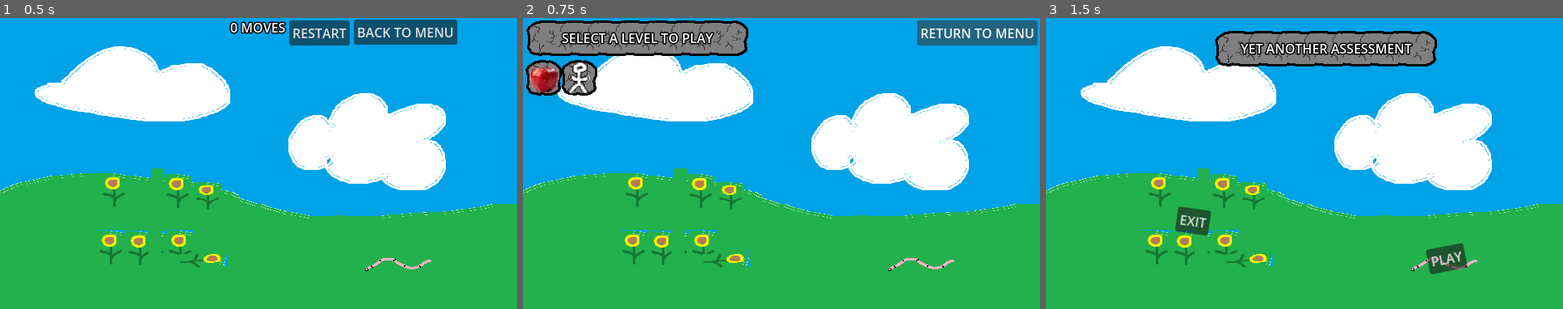
Above: before the commit, frames 1-3 (left to right).
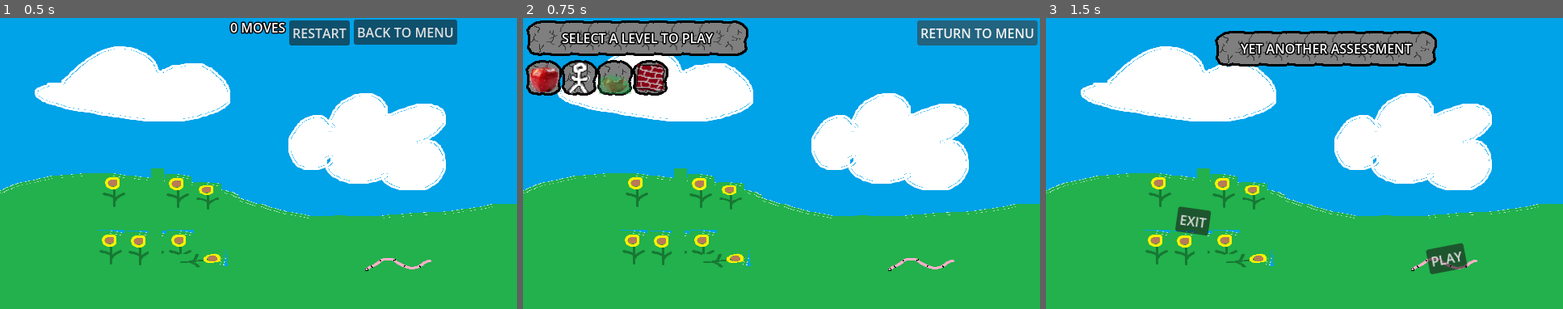
Above: after the commit, the same moments.

Repository: BanaCubed/Yet-Another-Assessment
Game: Godot game, scene res://scenes/level.tscn
Same seed, same stepped clock (60 frames per second), same inputs: the game is played once before the commit and once after it. This scene is started directly instead of the project's main scene.
Inputs:
- Up to frame 1 (0.5 s): no input
- Up to frame 2 (0.75 s): click "BACK TO MENU" at 0.5 s
- Up to frame 3 (1.5 s): click "RETURN TO MENU" at 1.25 s

Frame 1 is identical in both runs. In frame 2, 1.5% of the frame differs, in the area x 14-29%, y 14-27%; in frame 3, nothing differs.
Error in both runs: Cannot call method 'duplicate_deep' on a null value. (res://scripts/levels/level.gd:39)

Commit message:
feat: Persistent savedata & more levels

Diff:
--- a/project.godot
+++ b/project.godot
@@ -11,7 +11,7 @@
 [application]
 
 config/name="Yet Another Assessment"
-config/version="6"
+config/version="7"
 run/main_scene="uid://24mk2fi2xewx"
 config/features=PackedStringArray("4.6", "Forward Plus")
 config/icon="uid://dykj2mqo3ylll"
--- /dev/null
+++ b/resources/levels/level_003.tres
@@ -0,0 +1,39 @@
+[gd_resource type="Resource" script_class="LevelData" format=3 uid="uid://cq2x36oi4nljf"]
+
+[ext_resource type="Script" uid="uid://dq4lpkdncutpi" path="res://scripts/entities/entity_data.gd" id="1_3n0qq"]
+[ext_resource type="Texture2D" uid="uid://cck8mpd8366ce" path="res://sprites/background_default.png" id="1_re1ml"]
+[ext_resource type="Script" uid="uid://bt2wenhrv0k8w" path="res://scripts/levels/level_data.gd" id="2_yheay"]
+[ext_resource type="Resource" uid="uid://lvnjrefjcuvt" path="res://resources/entities/person.tres" id="3_hd0yr"]
+[ext_resource type="Resource" uid="uid://c4pt0rgt1kgqq" path="res://resources/entities/fruit.tres" id="4_6cabr"]
+[ext_resource type="Texture2D" uid="uid://dyvwytmvmrvmr" path="res://sprites/entities/spoilage.png" id="6_hqmgn"]
+
+[sub_resource type="Resource" id="Resource_s315q"]
+script = ExtResource("1_3n0qq")
+type = ExtResource("3_hd0yr")
+position = Vector2i(0, 1)
+state = 2
+metadata/_custom_type_script = "uid://dq4lpkdncutpi"
+
+[sub_resource type="Resource" id="Resource_ty3lp"]
+script = ExtResource("1_3n0qq")
+type = ExtResource("4_6cabr")
+position = Vector2i(1, 1)
+state = -1
+metadata/_custom_type_script = "uid://dq4lpkdncutpi"
+
+[sub_resource type="Resource" id="Resource_4jotf"]
+script = ExtResource("1_3n0qq")
+type = ExtResource("3_hd0yr")
+position = Vector2i(2, 1)
+state = 1
+metadata/_custom_type_script = "uid://dq4lpkdncutpi"
+
+[resource]
+script = ExtResource("2_yheay")
+dimensions = Vector2i(3, 3)
+background = ExtResource("1_re1ml")
+entities = Array[ExtResource("1_3n0qq")]([SubResource("Resource_s315q"), SubResource("Resource_ty3lp"), SubResource("Resource_4jotf")])
+name = &"DEVIL IN THE DETAILS"
+number = 3
+sprite = ExtResource("6_hqmgn")
+metadata/_custom_type_script = "uid://bt2wenhrv0k8w"
--- /dev/null
+++ b/resources/levels/level_004.tres
@@ -0,0 +1,51 @@
+[gd_resource type="Resource" script_class="LevelData" format=3 uid="uid://d1ukps30p652l"]
+
+[ext_resource type="Script" uid="uid://dq4lpkdncutpi" path="res://scripts/entities/entity_data.gd" id="1_b27gx"]
+[ext_resource type="Texture2D" uid="uid://cck8mpd8366ce" path="res://sprites/background_default.png" id="1_fri1f"]
+[ext_resource type="Script" uid="uid://bt2wenhrv0k8w" path="res://scripts/levels/level_data.gd" id="2_dwkp4"]
+[ext_resource type="Resource" uid="uid://lvnjrefjcuvt" path="res://resources/entities/person.tres" id="3_p3e1j"]
+[ext_resource type="Resource" uid="uid://dyipoqpc1n8en" path="res://resources/entities/wall.tres" id="4_mdwtc"]
+[ext_resource type="Resource" uid="uid://c4pt0rgt1kgqq" path="res://resources/entities/fruit.tres" id="5_pt66o"]
+[ext_resource type="Texture2D" uid="uid://b3mg2qusg1buh" path="res://sprites/entities/wall.png" id="7_1744x"]
+
+[sub_resource type="Resource" id="Resource_m8hh5"]
+script = ExtResource("1_b27gx")
+type = ExtResource("3_p3e1j")
+position = Vector2i(3, 3)
+state = 1
+metadata/_custom_type_script = "uid://dq4lpkdncutpi"
+
+[sub_resource type="Resource" id="Resource_xuc0u"]
+script = ExtResource("1_b27gx")
+type = ExtResource("4_mdwtc")
+position = Vector2i(3, 2)
+metadata/_custom_type_script = "uid://dq4lpkdncutpi"
+
+[sub_resource type="Resource" id="Resource_qrxbg"]
+script = ExtResource("1_b27gx")
+type = ExtResource("4_mdwtc")
+position = Vector2i(3, 4)
+metadata/_custom_type_script = "uid://dq4lpkdncutpi"
+
+[sub_resource type="Resource" id="Resource_27o35"]
+script = ExtResource("1_b27gx")
+type = ExtResource("4_mdwtc")
+position = Vector2i(2, 3)
+metadata/_custom_type_script = "uid://dq4lpkdncutpi"
+
+[sub_resource type="Resource" id="Resource_3ljdm"]
+script = ExtResource("1_b27gx")
+type = ExtResource("5_pt66o")
+position = Vector2i(0, 3)
+state = -4
+metadata/_custom_type_script = "uid://dq4lpkdncutpi"
+
+[resource]
+script = ExtResource("2_dwkp4")
+dimensions = Vector2i(7, 7)
+background = ExtResource("1_fri1f")
+entities = Array[ExtResource("1_b27gx")]([SubResource("Resource_m8hh5"), SubResource("Resource_xuc0u"), SubResource("Resource_qrxbg"), SubResource("Resource_27o35"), SubResource("Resource_3ljdm")])
+name = &"WALL WALL WALL"
+number = 4
+sprite = ExtResource("7_1744x")
+metadata/_custom_type_script = "uid://bt2wenhrv0k8w"
--- a/scenes/elements/level_select_entry.tscn
+++ b/scenes/elements/level_select_entry.tscn
@@ -2,6 +2,7 @@
 
 [ext_resource type="Script" uid="uid://c43f5nrktymhn" path="res://scripts/levels/level_select_entry.gd" id="1_cuqsg"]
 [ext_resource type="Theme" uid="uid://dxk7xouw87tyv" path="res://resources/theme/theme.tres" id="1_yd0kc"]
+[ext_resource type="Texture2D" uid="uid://b2npit5q7fkl0" path="res://sprites/icon_complete.png" id="3_16187"]
 
 [node name="LevelSelectEntry" type="Control" unique_id=299842650]
 custom_minimum_size = Vector2(40, 40)
@@ -51,4 +52,13 @@
 grow_vertical = 2
 mouse_filter = 2
 
+[node name="CompletionIndicator" type="TextureRect" parent="." unique_id=2075760467]
+visible = false
+layout_mode = 0
+offset_left = 24.0
+offset_right = 40.0
+offset_bottom = 16.0
+texture = ExtResource("3_16187")
+stretch_mode = 2
+
 [connection signal="gui_input" from="Panel" to="." method="_on_panel_gui_input"]
--- a/scenes/level_select.tscn
+++ b/scenes/level_select.tscn
@@ -7,6 +7,8 @@
 [ext_resource type="Resource" uid="uid://m4p63jpptfxt" path="res://resources/levels/level_001.tres" id="3_4nqmc"]
 [ext_resource type="Resource" uid="uid://dsrvn8ch6ttnu" path="res://resources/levels/level_002.tres" id="4_4nqmc"]
 [ext_resource type="PackedScene" uid="uid://ba1bog560kpot" path="res://scenes/elements/level_select_entry.tscn" id="4_chg43"]
+[ext_resource type="Resource" uid="uid://cq2x36oi4nljf" path="res://resources/levels/level_003.tres" id="5_7plkq"]
+[ext_resource type="Resource" uid="uid://d1ukps30p652l" path="res://resources/levels/level_004.tres" id="6_ckc44"]
 
 [sub_resource type="LabelSettings" id="LabelSettings_2epne"]
 outline_size = 6
@@ -20,7 +22,7 @@
 grow_horizontal = 2
 grow_vertical = 2
 script = ExtResource("1_rif6e")
-levelpack = Array[ExtResource("2_r77uv")]([ExtResource("3_4nqmc"), ExtResource("4_4nqmc")])
+levelpack = Array[ExtResource("2_r77uv")]([ExtResource("3_4nqmc"), ExtResource("4_4nqmc"), ExtResource("5_7plkq"), ExtResource("6_ckc44")])
 
 [node name="TitleContainer" type="Panel" parent="." unique_id=911336971]
 custom_minimum_size = Vector2(270, 40)
--- a/scripts/entity.gd
+++ b/scripts/entity.gd
@@ -76,4 +76,7 @@
 
 # Called every frame. 'delta' is the elapsed time since the previous frame.
 func _process(_delta: float) -> void:
-	$EntitySprite.texture = entity_type.sprite
+	if entity_state != States.SPOILED:
+		$EntitySprite.texture = entity_type.sprite
+	else:
+		$EntitySprite.texture = preload("res://sprites/entities/spoilage.png")
--- a/scripts/levels/level.gd
+++ b/scripts/levels/level.gd
@@ -82,6 +82,7 @@
 				"Grid/GridRow%s/GridTile%s/Entity" % [pos.y, pos.x]
 			)
 			target_node.entity_type = entity_type
+			target_node.entity_state = entity.state
 			target_node.visible = true
 #endregion
 
@@ -279,6 +280,7 @@
 
 
 func _on_win_alert_dismissed() -> void:
+	Persistence.add_completed(level_data.number)
 	get_tree().change_scene_to_packed(load("res://scenes/level_select.tscn"))
 
 
--- a/scripts/levels/level_select_entry.gd
+++ b/scripts/levels/level_select_entry.gd
@@ -17,6 +17,12 @@
 func _ready() -> void:
 	if level_data:
 		$Icon.texture = level_data.sprite
+	else:
+		return
+
+	var beaten := level_data.number in Persistence.completed
+	if beaten:
+		$CompletionIndicator.visible = true
 
 
 func _on_panel_gui_input(event: InputEvent) -> void:
--- a/scripts/main_menu.gd
+++ b/scripts/main_menu.gd
@@ -1,6 +1,10 @@
 class_name MainMenu extends Control
 ## Control node specifically for the main menu.
 ## Has little special funtionality besides connecting signals from the main menu buttons.
+
+
+func _ready() -> void:
+	Persistence.init_completed()
 
 
 func _on_exit_button_pressed() -> void:
--- /dev/null
+++ b/scripts/persistence.gd
@@ -0,0 +1,33 @@
+class_name Persistence extends Object
+## Static utility class thingy for storing the savedata of the game.
+
+
+## Array containing all the completed levels.
+static var completed: Array[int] = []
+
+
+## Adds a level to the list of completed levels and saves the list to disk.
+static func add_completed(id: int) -> void:
+    completed.append(id)
+    var save_file := FileAccess.open("user://savegame.save", FileAccess.WRITE_READ)
+
+    for i in completed:
+        save_file.store_64(i)
+
+
+## Initializes the array of completed levels.
+static func init_completed() -> void:
+    # Generic error prevention system.
+    if not FileAccess.file_exists("user://savegame.save"):
+        return
+
+    var save_file := FileAccess.open("user://savegame.save", FileAccess.READ)
+
+    var i := -1
+    completed = []
+    while i != 0:
+        i = save_file.get_64()
+        if i > 0:
+            completed.append(i)
+    print("Save data loaded")
+    print(completed)
Not shown, added: scripts/persistence.gd.uid
Binary file added: sprites/entities/spoilage.png
Not shown, added: sprites/entities/spoilage.png.import
Binary file added: sprites/icon_complete.png
Not shown, added: sprites/icon_complete.png.import
